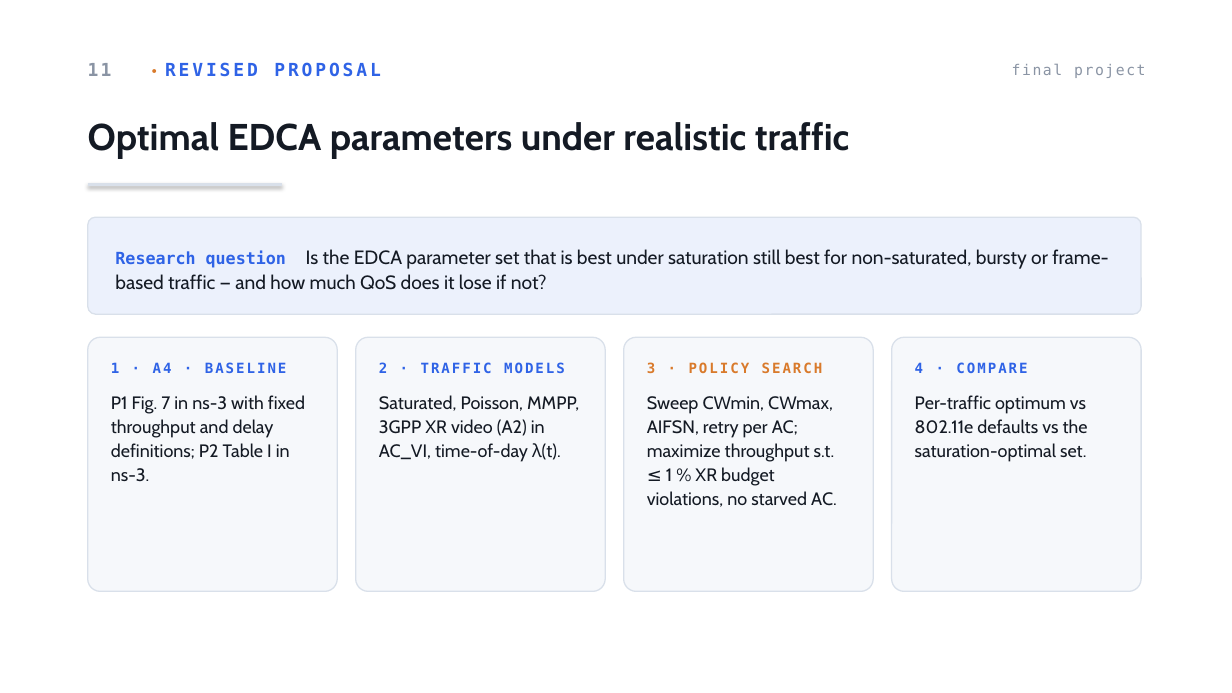
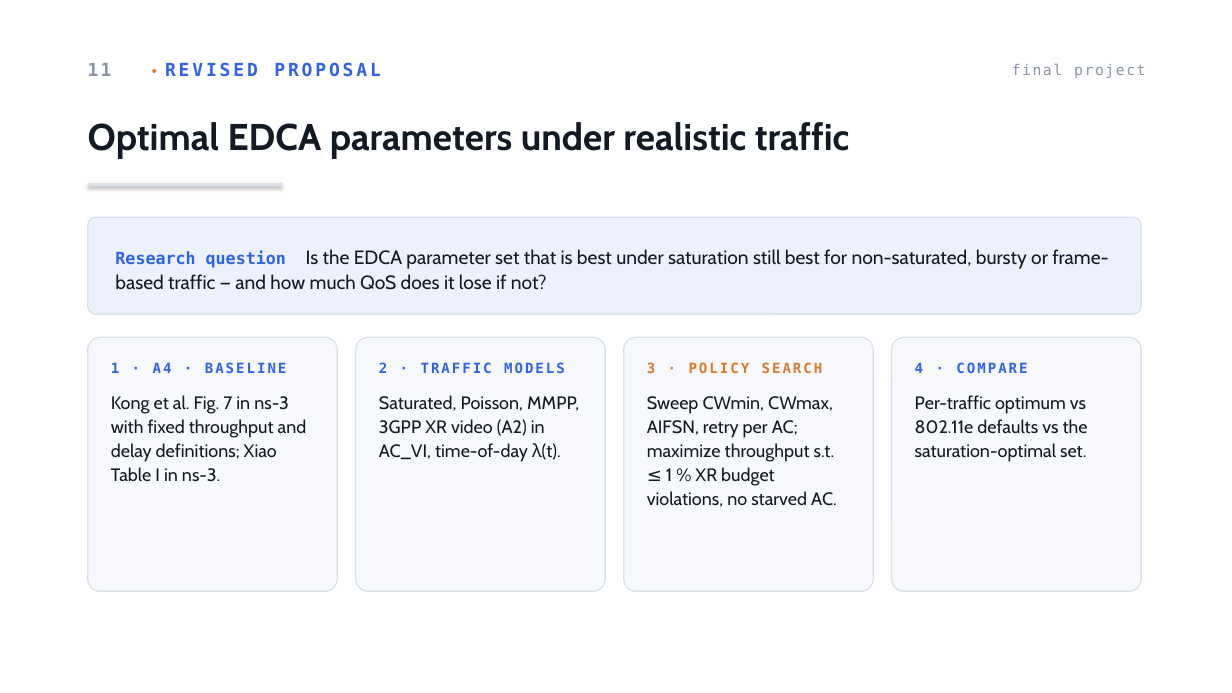
Before and after one commit to AhmadRifqi86/MWN-2026-M11402804-Rifqi, a slide deck: slide 12 of assets/ppt/a3-M11402804-AhmadRifqi.pptx. Drawn at 1232x693 pixels with LibreOffice and Linux fonts; fonts in the diff are those of the drawing. Boxes give left, top, right and bottom in pixels: in the first picture for what was removed or moved away, otherwise in the second. Text is boxed around its words. In the diff, an @@ line names an element or a change of style, - is before the commit and + after.

```diff
--- a/assets/ppt/a3-M11402804-AhmadRifqi.pptx
+++ b/assets/ppt/a3-M11402804-AhmadRifqi.pptx
@@ text at (111, 395, 307, 482): text changed @@
-P1 Fig. 7 in ns-3 with fixed throughput and delay definitions; P2 Table I in ns-3.
+Kong et al. Fig. 7 in ns-3 with fixed throughput and delay definitions; Xiao Table I in ns-3.
```
Also in this commit, not shown: 10 other slides changed, 1 other file.
